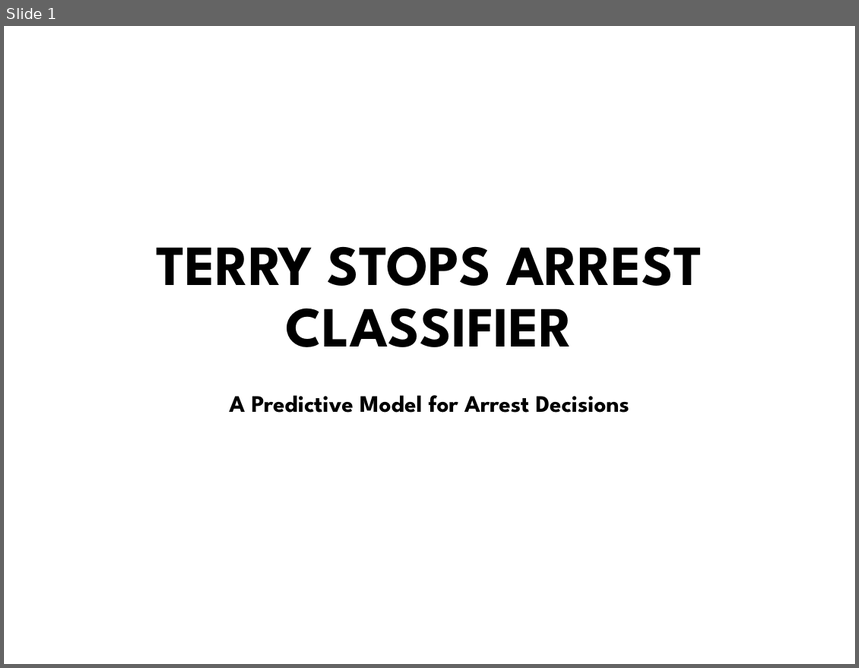
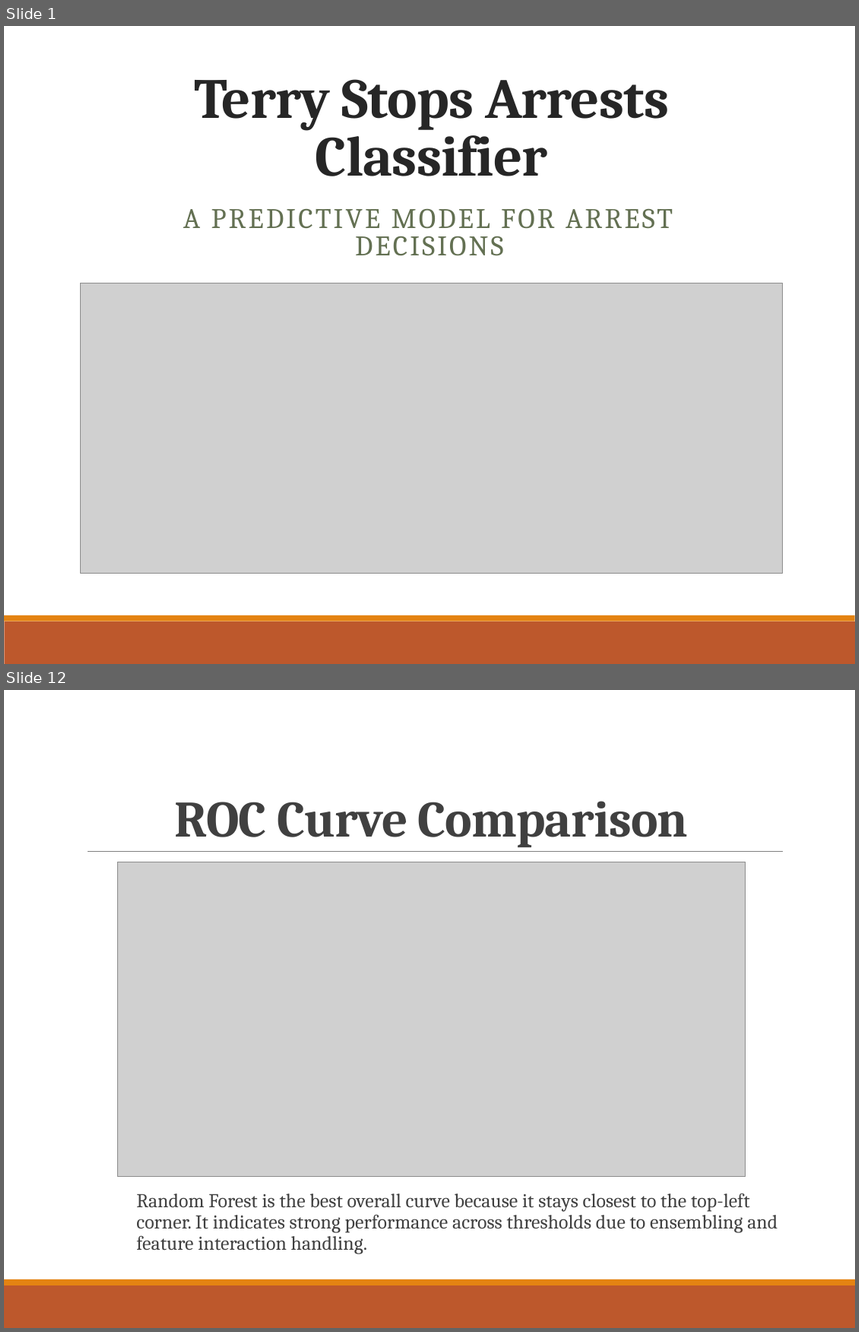
Before and after one commit to tingly-amua/Terry-Stops-Classifier, a slide deck: presentation.pptx. Shown one above the other, each under a label of ours: slide 1 before the commit, slides 1 and 12 after it; the slides between them are not shown. The pictures are 859x668 and 859x1332 pixels, drawn with LibreOffice and Linux fonts; fonts in the diff are those of the drawing; grey boxes stand for pictures; background and template pictures are left out. Boxes give left, top, right and bottom in pixels: in the first picture for what was removed or moved away, otherwise in the second. Text is boxed around its words. In the diff, an @@ line names an element or a change of style, - is before the commit and + after.

```diff
--- a/presentation.pptx
+++ b/presentation.pptx
@@ slide 12 added at [4,690,855,1328], background #FFFFFF; not listed: 2 template elements that a slide beside it also shows @@
@@ title added at [175,801,689,847], 43.2 pt, text #404040, bold @@
+ROC Curve Comparison
@@ line added from (88, 852) to (783, 852), #808080 0.5 pt @@
@@ picture added at [118,862,746,1177] @@
@@ text added at [136,1193,778,1255], 16.6 pt, text #404040 @@
+  Random Forest is the best overall curve because it stays closest to the top-left corner. It indicates strong performance across thresholds due to ensembling and feature interaction handling.
@@ slide 1 changed as well @@
@@ title at [194,79,670,176]: text changed; font League Spartan to Cambria; text colour #000000 to #262626 @@
-TERRY STOPS ARREST CLASSIFIER
+Terry Stops Arrests Classifier
@@ subtitle at [183,209,673,256]: text changed; size 20 to 24 pt; font League Spartan to Cambria; text colour #000000 to #637052; bold off @@
-A Predictive Model for Arrest Decisions
+A PREDICTIVE MODEL FOR ARREST DECISIONS
@@ picture added at [81,283,783,573] @@
@@ rectangle added at [4,616,855,622], fill #E48312 @@
@@ rectangle added at [4,622,855,664], fill #BD582C @@
```
Also in this commit, not shown: 6 other slides changed, 8 other slides added, 1 slide removed, 5 other files.
